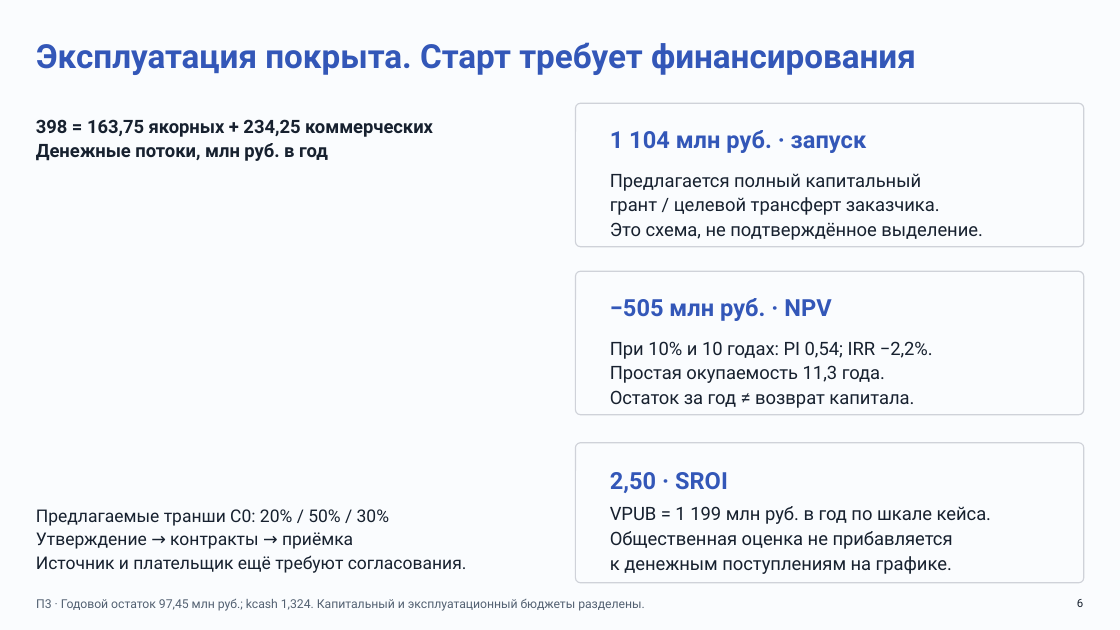
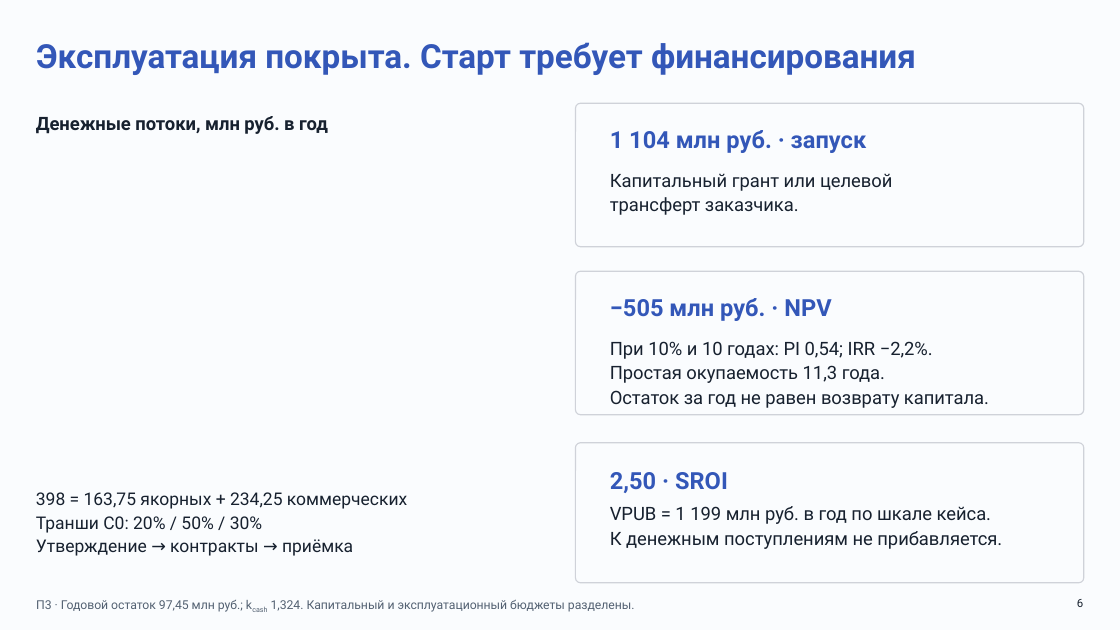
Before and after one commit to Mihail239239/Clodex_Cosmoton, a slide deck: slide 6 of presentation.pptx. Drawn at 1120x630 pixels with LibreOffice and Linux fonts; fonts in the diff are those of the drawing. Boxes give left, top, right and bottom in pixels: in the first picture for what was removed or moved away, otherwise in the second. Text is boxed around its words. In the diff, an @@ line names an element or a change of style, - is before the commit and + after.

```diff
--- a/presentation.pptx
+++ b/presentation.pptx
@@ text at box(36, 119, 433, 137): paragraph removed @@
-398 = 163,75 якорных + 234,25 коммерческих
@@ text at box(610, 173, 892, 215): text changed @@
-Предлагается полный капитальный
-грант / целевой трансферт заказчика.
-Это схема, не подтверждённое выделение.
+Капитальный грант или целевой
+трансферт заказчика.
@@ text at box(610, 390, 989, 408): text changed @@
-Остаток за год ≠ возврат капитала.
+Остаток за год не равен возврату капитала.
@@ text at box(36, 492, 407, 533): text changed @@
-Предлагаемые транши C0: 20% / 50% / 30%
+398 = 163,75 якорных + 234,25 коммерческих
+Транши C0: 20% / 50% / 30%
@@ text "398 = 163,75 якорных + ...": place and size @@
-text "398 = 163,75 якорных + ..." at box(36, 509, 467, 573)
+text "398 = 163,75 якорных + ..." at box(36, 492, 407, 556)
@@ text at box(610, 531, 1002, 549): text changed @@
-Общественная оценка не прибавляется
-к денежным поступлениям на графике.
+К денежным поступлениям не прибавляется.
@@ text at box(36, 555, 467, 573): paragraph removed @@
-Источник и плательщик ещё требуют согласования.
@@ text "П3 · Годовой остаток 97,45 ..." at box(36, 600, 635, 612): now subscript in "kcash" @@
```
Also in this commit, not shown: 11 other slides changed, 1 other file.
